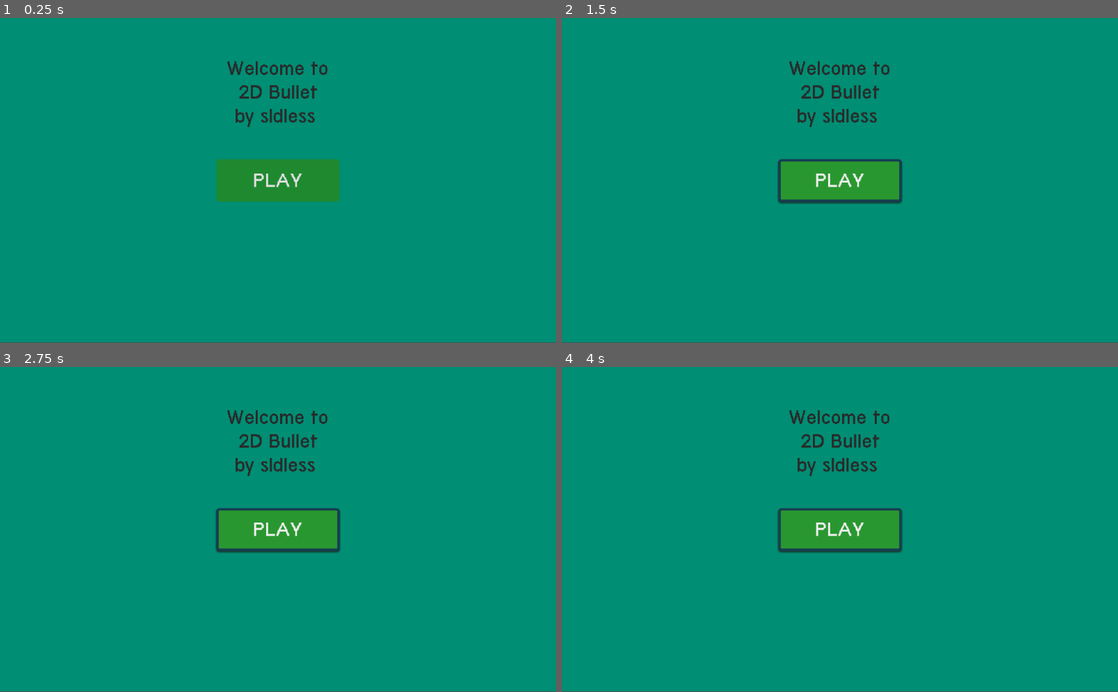
Above: before the commit, frames 1-4 (two rows, left to right).
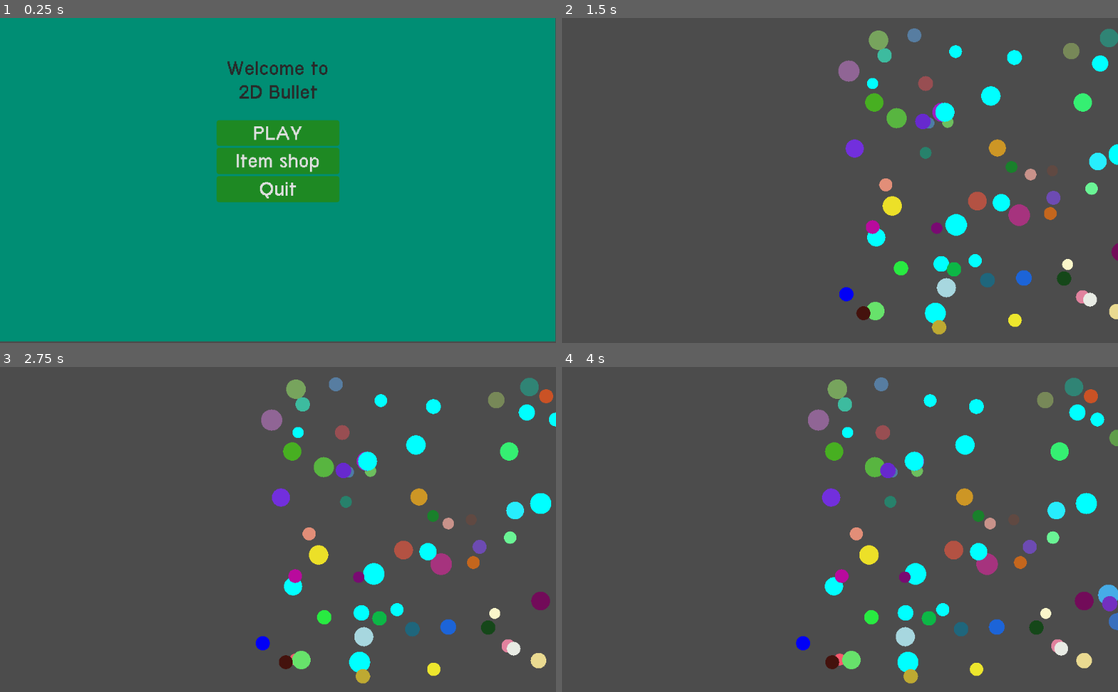
Above: after the commit, the same moments.

Repository: sldless/2DBullet
Game: Godot game, scene res://scripts/Menu/Menu.tscn
Two runs of this game, one before a commit and one after it. Both use one fixed random seed, a clock stepped at 60 frames per second and the inputs below.
Inputs (mouse positions are in pixels of both pictures, inside the frame that each line leads up to):
- Up to frame 1 (0.25 s): no input
- Up to frame 2 (1.5 s): click (840, 161) at 0.5 s, where only the run after the commit has a clickable "Item shop"; click "PLAY" at 1.25 s
- Up to frame 3 (2.75 s): click (278, 529) at 2 s, where only the run before the commit has a clickable "PLAY"
- Up to frame 4 (4 s): click (840, 529) at 2.75 s, where only the run before the commit has a clickable "PLAY"; move the mouse to (962, 513) at 3.52 s; click (962, 513) at 3.6 s

The runs differ from the first frame. In frame 1, 3.7% of the frame differs, in the area x 0-100%, y 0-100%; in frame 2, 100%; in frame 3, 100%; in frame 4, 100%.

Commit message:
Update Menu.tscn
add item shop and quit button

Diff:
--- a/scripts/Menu/Menu.tscn
+++ b/scripts/Menu/Menu.tscn
@@ -4,7 +4,7 @@
 [ext_resource path="res://scripts/Menu/Font.tres" type="DynamicFont" id=2]
 
 [sub_resource type="StyleBoxFlat" id=1]
-bg_color = Color( 0.282353, 0.658824, 0.301961, 1 )
+bg_color = Color( 0.12549, 0.6, 0.180392, 1 )
 border_width_left = 2
 border_width_top = 2
 border_width_right = 2
@@ -57,12 +57,13 @@
 shadow_offset = Vector2( 0, 2 )
 
 [sub_resource type="StyleBoxFlat" id=5]
-bg_color = Color( 0.12549, 0.541176, 0.192157, 1 )
+bg_color = Color( 0.121569, 0.541176, 0.141176, 1 )
 border_color = Color( 0.0901961, 0.235294, 0.333333, 1 )
 corner_radius_top_left = 5
 corner_radius_top_right = 5
 corner_radius_bottom_right = 5
 corner_radius_bottom_left = 5
+corner_detail = 10
 
 [node name="Control" type="Control"]
 anchor_right = 1.0
@@ -72,9 +73,10 @@
 }
 
 [node name="Panel" type="ColorRect" parent="."]
-margin_top = -1.0
-margin_right = 1024.0
-margin_bottom = 599.0
+margin_left = -1.0
+margin_top = -3.0
+margin_right = 1023.0
+margin_bottom = 597.0
 size_flags_horizontal = 3
 size_flags_vertical = 3
 color = Color( 0, 0.560784, 0.458824, 1 )
@@ -93,7 +95,7 @@
 custom_fonts/font = ExtResource( 2 )
 text = "Welcome to
 2D Bullet
-by sldless "
+"
 align = 1
 __meta__ = {
 "_edit_use_anchors_": false
@@ -101,18 +103,18 @@
 
 [node name="VBoxContainer" type="VBoxContainer" parent="."]
 anchor_left = 0.389648
-anchor_top = 0.435
+anchor_top = 0.315
 anchor_right = 0.610352
-anchor_bottom = 0.565
+anchor_bottom = 0.566667
 size_flags_horizontal = 3
 size_flags_vertical = 3
 __meta__ = {
 "_edit_use_anchors_": true
 }
 
-[node name="Button" type="Button" parent="VBoxContainer"]
+[node name="PlayButton" type="Button" parent="VBoxContainer"]
 margin_right = 226.0
-margin_bottom = 78.0
+margin_bottom = 47.0
 size_flags_horizontal = 3
 size_flags_vertical = 3
 custom_fonts/font = ExtResource( 2 )
@@ -123,3 +125,40 @@
 custom_styles/normal = SubResource( 5 )
 text = "PLAY"
 script = ExtResource( 1 )
+
+[node name="icButton" type="Button" parent="VBoxContainer"]
+margin_top = 51.0
+margin_right = 226.0
+margin_bottom = 99.0
+size_flags_horizontal = 3
+size_flags_vertical = 3
+custom_colors/font_color_pressed = Color( 0, 0, 0, 1 )
+custom_fonts/font = ExtResource( 2 )
+custom_styles/hover = SubResource( 1 )
+custom_styles/pressed = SubResource( 2 )
+custom_styles/focus = SubResource( 3 )
+custom_styles/disabled = SubResource( 4 )
+custom_styles/normal = SubResource( 5 )
+text = "Item shop"
+script = ExtResource( 1 )
+
+[node name="quitButton" type="Button" parent="VBoxContainer"]
+margin_top = 103.0
+margin_right = 226.0
+margin_bottom = 151.0
+size_flags_horizontal = 3
+size_flags_vertical = 3
+custom_colors/font_color_pressed = Color( 0, 0, 0, 1 )
+custom_fonts/font = ExtResource( 2 )
+custom_styles/hover = SubResource( 1 )
+custom_styles/pressed = SubResource( 2 )
+custom_styles/focus = SubResource( 3 )
+custom_styles/disabled = SubResource( 4 )
+custom_styles/normal = SubResource( 5 )
+text = "Quit"
+script = ExtResource( 1 )
+
+[connection signal="pressed" from="VBoxContainer/PlayButton" to="VBoxContainer/PlayButton" method="_on_PlayButton_pressed"]
+[connection signal="pressed" from="VBoxContainer/icButton" to="VBoxContainer/PlayButton" method="_on_icButton_pressed"]
+[connection signal="pressed" from="VBoxContainer/quitButton" to="VBoxContainer/PlayButton" method="_on_quitButton_pressed"]
+[connection signal="pressed" from="VBoxContainer/quitButton" to="VBoxContainer/PlayButton" method="_on_icButton_pressed"]
